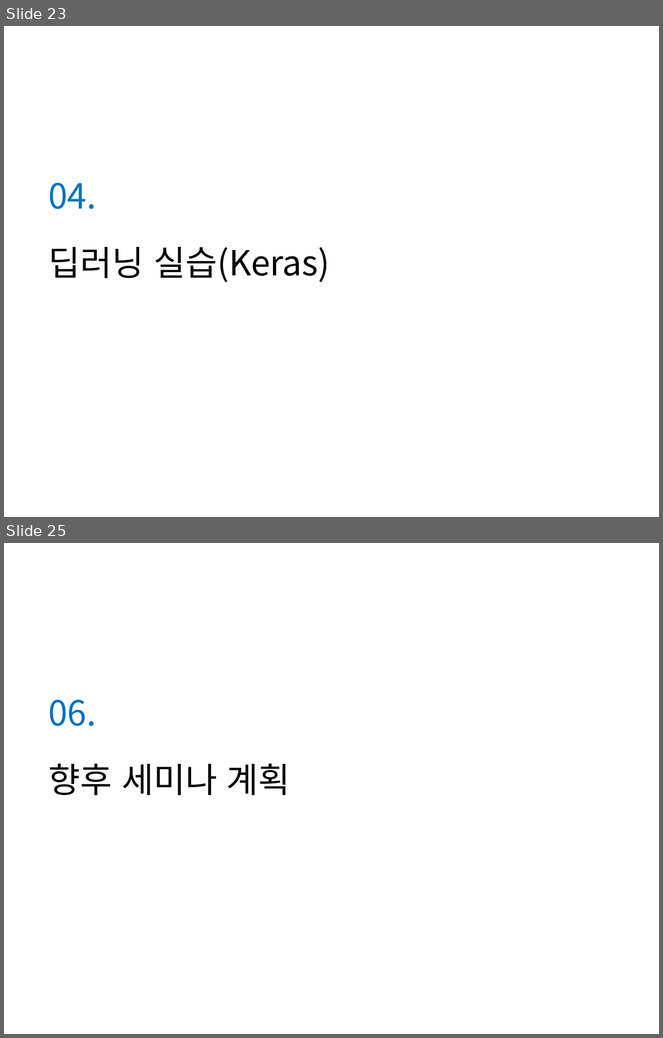
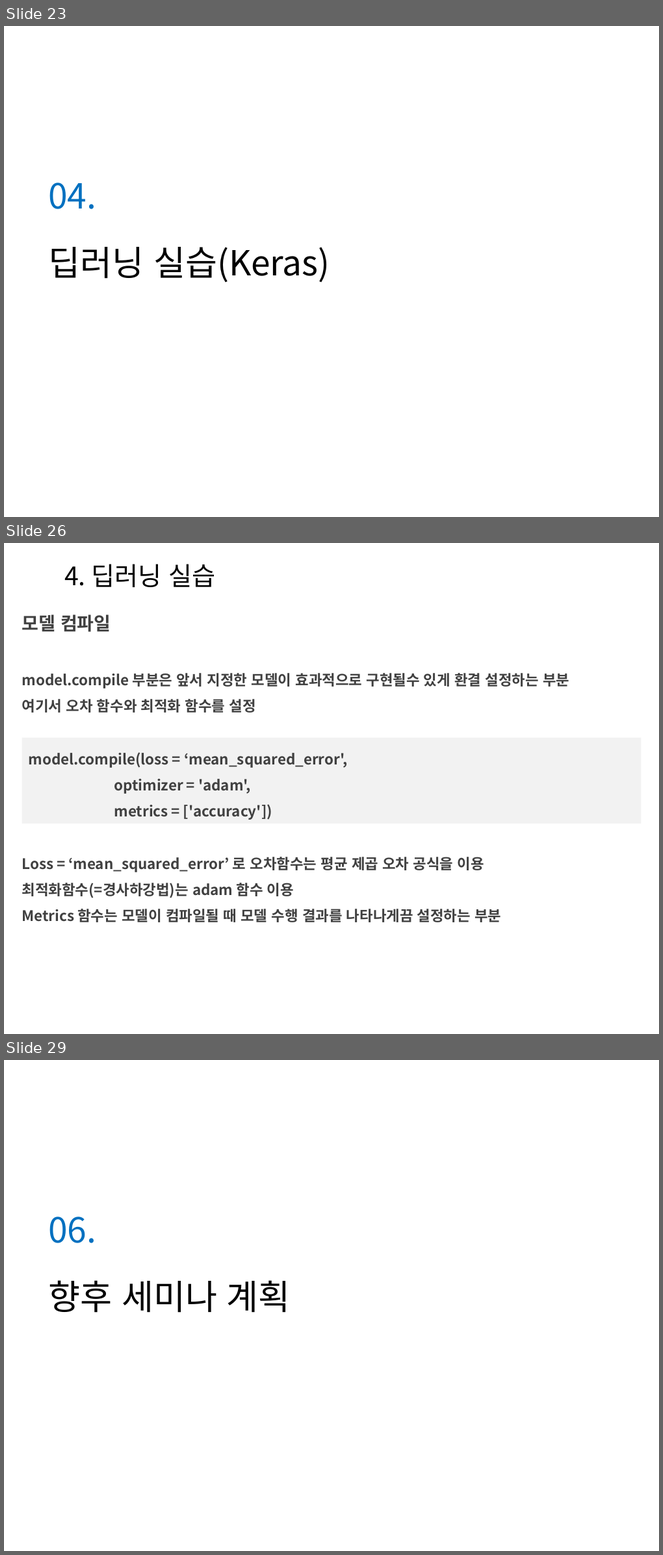
Before and after one commit to Heechul90/Deep_Learning, a slide deck: Study/정리/Deep Learning02.pptx. Shown one above the other, each under a label of ours: slides 23 and 25 before the commit, slides 23, 26 and 29 after it; the slides between them are not shown. The pictures are 663x1038 and 663x1555 pixels, drawn with LibreOffice and Linux fonts; fonts in the diff are those of the drawing; background and template pictures are left out. Boxes give left, top, right and bottom in pixels: in the first picture for what was removed or moved away, otherwise in the second. Text is boxed around its words. In the diff, an @@ line names an element or a change of style, - is before the commit and + after.

Commit message:
딥러닝 학습

```diff
--- a/Study/정리/Deep Learning02.pptx
+++ b/Study/정리/Deep Learning02.pptx
@@ slide 26 added at bbox=[4, 543, 659, 1034], background picture (left out) @@
@@ text added at bbox=[64, 564, 216, 587], 28 pt, text #000000 @@
+4. 딥러닝 실습
@@ text added at bbox=[22, 615, 111, 632], 20 pt, text #404040, bold @@
+모델 컴파일
@@ text added at bbox=[22, 673, 570, 713], 16 pt, text #404040, bold @@
+model.compile 부분은 앞서 지정한 모델이 효과적으로 구현될수 있게 환결 설정하는 부분
+여기서 오차 함수와 최적화 함수를 설정
@@ rectangle added at bbox=[22, 737, 642, 823], fill #F2F2F2, 16 pt, text #404040, bold @@
+model.compile(loss = ‘mean_squared_error',
+optimizer = 'adam',
+metrics = ['accuracy'])
@@ text added at bbox=[22, 857, 501, 923], 16 pt, text #404040, bold @@
+Loss = ‘mean_squared_error’ 로 오차함수는 평균 제곱 오차 공식을 이용
+최적화함수(=경사하강법)는 adam 함수 이용
+Metrics 함수는 모델이 컴파일될 때 모델 수행 결과를 나타나게끔 설정하는 부분
@@ what was slide 25 is now slide 29 @@
```
Also in this commit, not shown: 1 slide changed, 4 other slides added, 1 slide removed, 1 other file.
